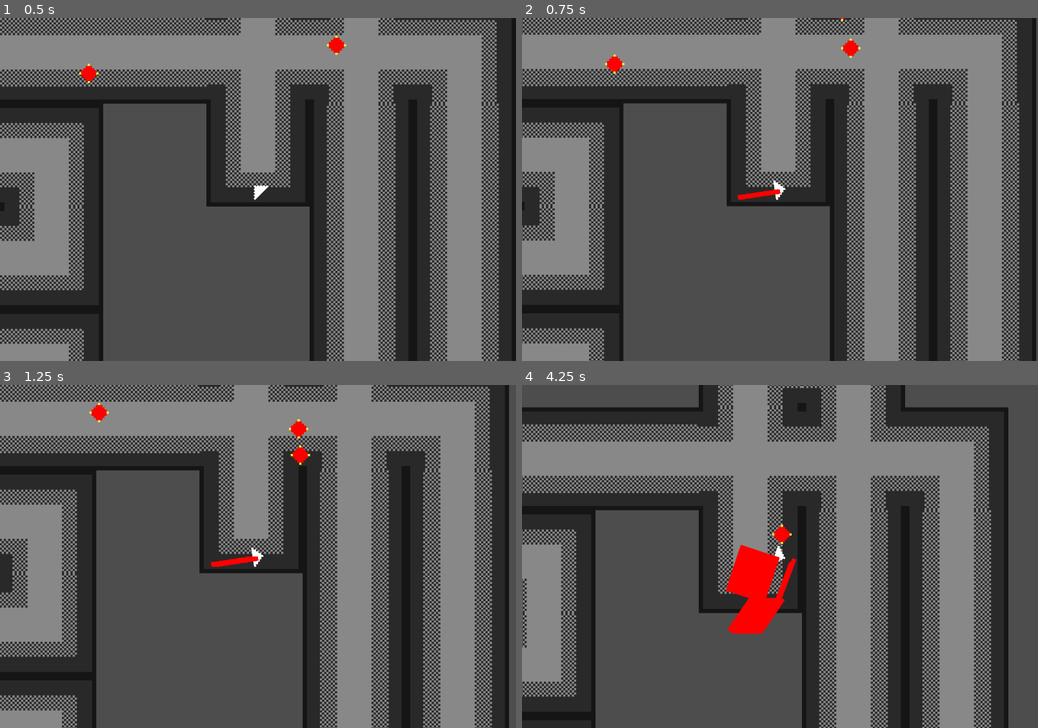
Above: before the commit, frames 1-4 (two rows, left to right).
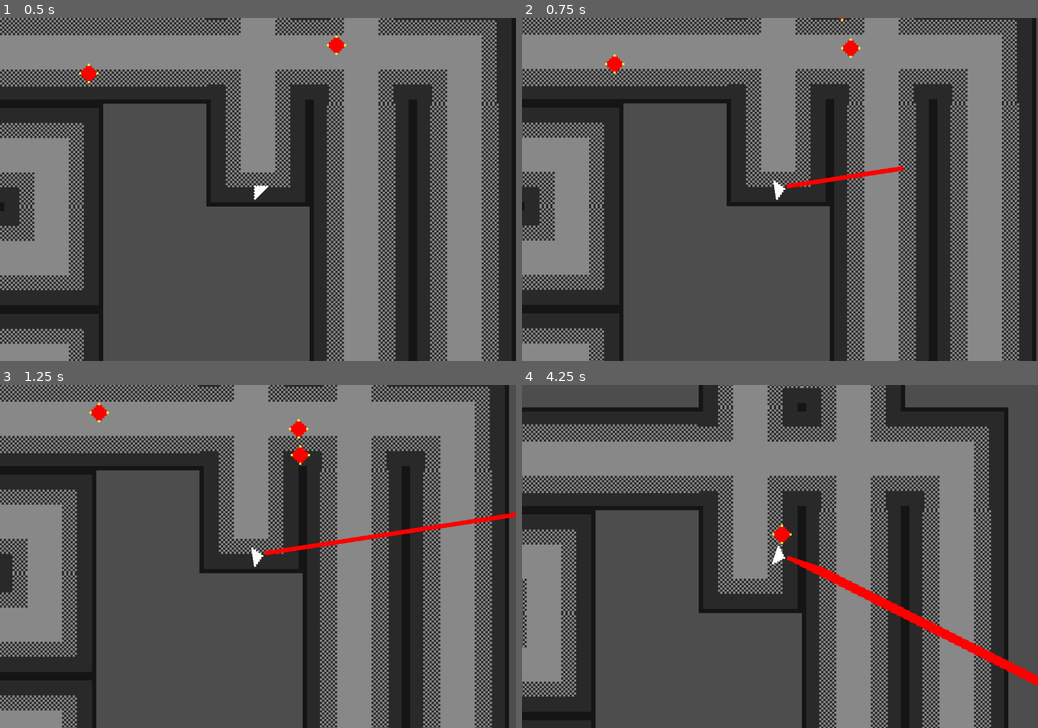
Above: after the commit, the same moments.

Repository: Ben1980/yaab
Game: Godot game, scene res://level.tscn
Same seed, same stepped clock (60 frames per second), same inputs: the game is played once before the commit and once after it.
Inputs (mouse positions are in pixels of both pictures, inside the frame that each line leads up to):
- Up to frame 1 (0.5 s): no input
- Up to frame 2 (0.75 s): move the mouse to (893, 172) at 0.52 s; press the mouse at (893, 172) at 0.53 s; hold D (move_right) from 0.53 s (still down)
- Up to frame 3 (1.25 s): keep holding D (move_right)
- Up to frame 4 (4.25 s): move the mouse to (676, 573) at 1.27 s; release D (move_right) at 1.28 s; release the mouse at (676, 573) at 1.28 s; hold S (move_down) 1.28-2.03 s; click (676, 573) at 1.35 s; move the mouse to (831, 481) at 2.02 s; press the mouse at (831, 481) at 2.03 s; hold D (move_right) 2.03-2.78 s; move the mouse to (754, 625) at 2.77 s; release the mouse at (754, 625) at 2.78 s; hold W (move_up) 2.78-3.53 s; click (754, 625) at 2.85 s; move the mouse to (934, 607) at 3.52 s; press the mouse at (934, 607) at 3.53 s; hold A (move_left) from 3.53 s (still down)

Frame 1 is identical in both runs. In frame 2, 0.4% of the frame differs, in the area x 41-74%, y 43-54%; in frame 3, 0.8%; in frame 4, 3.5%, in the area x 39-100%, y 46-88%.

Commit message:
Laser is shooting into correct direction

Diff:
--- a/laser.tscn
+++ b/laser.tscn
@@ -7,6 +7,7 @@
 
 [node name="Laser" type="Area2D"]
 script = ExtResource("1_fn5yt")
+speed = 200.0
 
 [node name="CollisionShape2D" type="CollisionShape2D" parent="."]
 position = Vector2(1, 9.5)
--- a/player.gd
+++ b/player.gd
@@ -37,6 +37,7 @@
 
 func fire() -> void:
 	var laser = laser_scene.instantiate()
+	laser.direction = (get_global_mouse_position() - global_position).normalized()
 	laser.global_position = global_position
-	laser.rotation = rotation
+	laser.rotation = rotation - PI
 	get_parent().add_child(laser)
